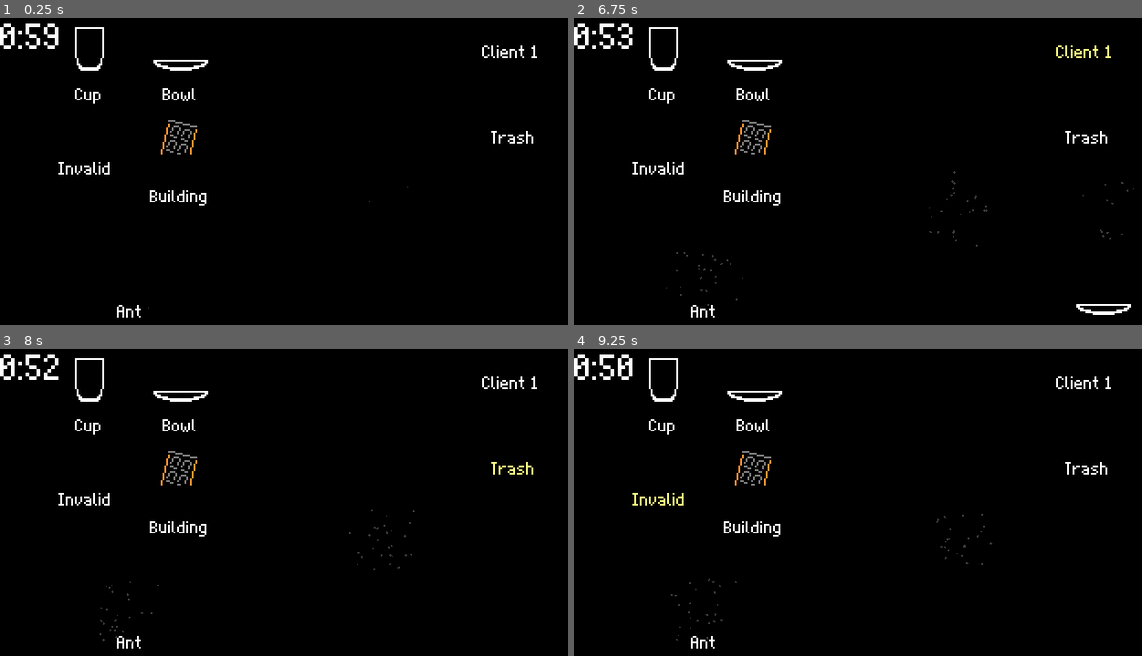
Above: before the commit, frames 1-4 (two rows, left to right).
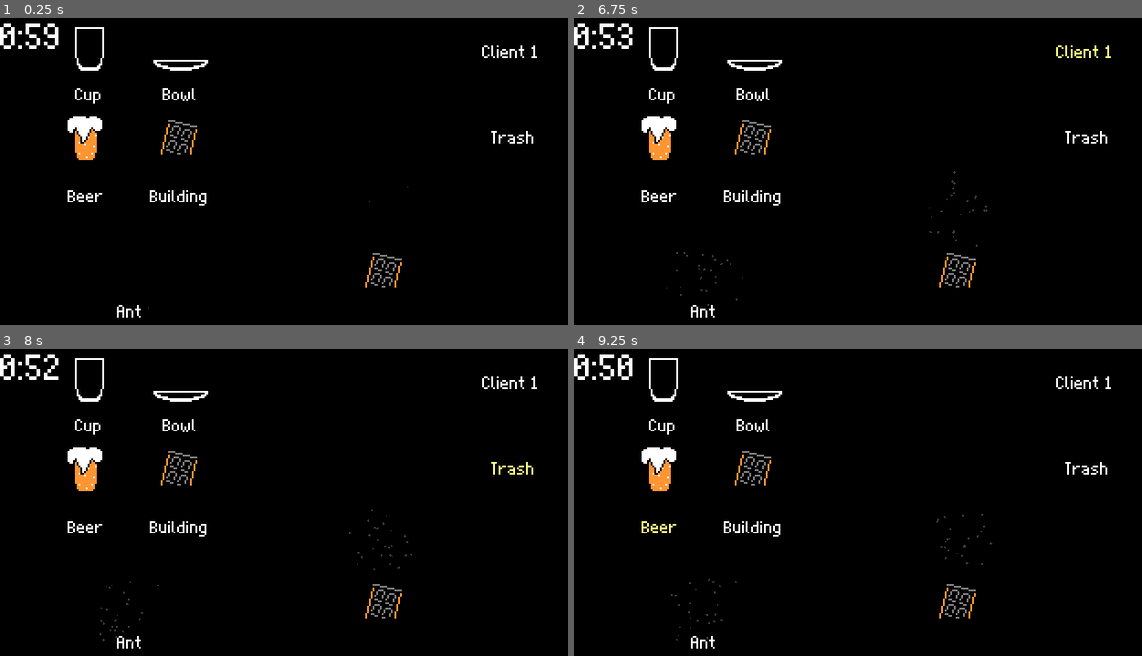
Above: after the commit, the same moments.

Repository: Banalian/BitBiscuit-GMTK2024
Game: Godot game, scene res://Scenes/Gyms/bana_gym.tscn
The game is run twice, just before and just after one commit, with the same random seed, the same clock (stepped at 60 frames per second) and the same inputs. This scene is started directly instead of the project's main scene.
Inputs (mouse positions are in pixels of both pictures, inside the frame that each line leads up to):
- Up to frame 1 (0.25 s): no input
- Up to frame 2 (6.75 s): click (659, 168) at 0.5 s, where only the run before the commit has a clickable "Invalid"; click (659, 168) at 1.25 s, where only the run after the commit has a clickable "Beer"; click "Building" at 2 s; click "Client 1" at 2.75 s; click "Trash" at 3.5 s; click "Bowl" at 4.25 s; click "Cup" at 5 s; click "Ant" at 5.75 s; click "Client 1" at 6.5 s
- Up to frame 3 (8 s): click "Trash" at 7.25 s
- Up to frame 4 (9.25 s): click (659, 499) at 8 s, where only the run before the commit has a clickable "Invalid"; click (659, 499) at 8.75 s, where only the run after the commit has a clickable "Beer"

The runs differ from the first frame. In frame 1, 1.0% of the frame differs, in the area x 10-71%, y 32-88%; in frame 2, 1.2%, in the area x 10-99%, y 32-97%; in frame 3, 1.0%; in frame 4, 1.0%.

Commit message:
chore(ingredient): fix ingredient data

Diff:
--- a/Resources/Bases/beer.tres
+++ b/Resources/Bases/beer.tres
@@ -1,9 +1,11 @@
-[gd_resource type="Resource" script_class="Ingredient" load_steps=2 format=3 uid="uid://dhe38oi674gn"]
+[gd_resource type="Resource" script_class="Ingredient" load_steps=3 format=3 uid="uid://dhe38oi674gn"]
 
+[ext_resource type="Texture2D" uid="uid://dpbsvgmvame68" path="res://Assets/Textures/Ingredients/Bases/Beer.png" id="1_ocags"]
 [ext_resource type="Script" path="res://Scripts/System/ingredient.gd" id="1_yy7cm"]
 
 [resource]
 script = ExtResource("1_yy7cm")
-used_in = 0
-ingredient_type = 0
-ingredient_name = "Invalid"
+used_in = 2
+ingredient_type = 1
+ingredient_name = "Beer"
+ingredient_texture = ExtResource("1_ocags")
--- a/Resources/Bases/diethyl_ether.tres
+++ b/Resources/Bases/diethyl_ether.tres
@@ -1,11 +1,11 @@
 [gd_resource type="Resource" script_class="Ingredient" load_steps=3 format=3 uid="uid://p4b25y6w3jws"]
 
-[ext_resource type="Texture2D" uid="uid://bv6lv56dhb5xv" path="res://Assets/Textures/Ingredients/Bases/Building.png" id="1_2rfdm"]
+[ext_resource type="Texture2D" uid="uid://bsl6vew4itylr" path="res://Assets/Textures/Ingredients/Bases/DiethylEther.png" id="1_fss71"]
 [ext_resource type="Script" path="res://Scripts/System/ingredient.gd" id="2_7yjg3"]
 
 [resource]
 script = ExtResource("2_7yjg3")
 used_in = 1
 ingredient_type = 1
-ingredient_name = "Building"
-ingredient_texture = ExtResource("1_2rfdm")
+ingredient_name = "Diethyl Ether"
+ingredient_texture = ExtResource("1_fss71")
--- a/Resources/Bases/molten_steel.tres
+++ b/Resources/Bases/molten_steel.tres
@@ -1,6 +1,6 @@
 [gd_resource type="Resource" script_class="Ingredient" load_steps=3 format=3 uid="uid://c7mcr1hrlvpu4"]
 
-[ext_resource type="Texture2D" uid="uid://bsl6vew4itylr" path="res://Assets/Textures/Ingredients/Bases/DiethylEther.png" id="1_0im2v"]
+[ext_resource type="Texture2D" uid="uid://b8wpotc6i7h8i" path="res://Assets/Textures/Ingredients/Bases/MoltenSteel.png" id="1_p0y6j"]
 [ext_resource type="Script" path="res://Scripts/System/ingredient.gd" id="2_xi1pd"]
 
 [resource]
@@ -8,4 +8,4 @@
 used_in = 2
 ingredient_type = 1
 ingredient_name = "Molten Steel"
-ingredient_texture = ExtResource("1_0im2v")
+ingredient_texture = ExtResource("1_p0y6j")
--- a/Resources/Bases/pink_horse.tres
+++ b/Resources/Bases/pink_horse.tres
@@ -1,11 +1,11 @@
 [gd_resource type="Resource" script_class="Ingredient" load_steps=3 format=3 uid="uid://bujymccl3xnsf"]
 
-[ext_resource type="Texture2D" uid="uid://c156kuuxv4pdq" path="res://Assets/Textures/Ingredients/Bases/Forest.png" id="1_v0qng"]
+[ext_resource type="Texture2D" uid="uid://cms2hgbl420o7" path="res://Assets/Textures/Ingredients/Bases/PinkHorse.png" id="1_o11xn"]
 [ext_resource type="Script" path="res://Scripts/System/ingredient.gd" id="2_oc7lo"]
 
 [resource]
 script = ExtResource("2_oc7lo")
 used_in = 1
 ingredient_type = 1
-ingredient_name = "Forest"
-ingredient_texture = ExtResource("1_v0qng")
+ingredient_name = "Pink horse"
+ingredient_texture = ExtResource("1_o11xn")
